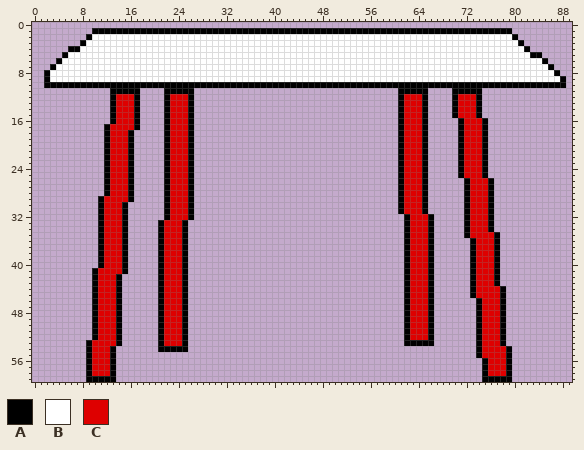
Two states of a sprite sheet, Game/assets/New Piskel (18).png. This is how it looked before the edit.
The file is 90x60 pixels.
Palette (. is transparent): A #000000  B #ffffff  C #de0000
Once edited:
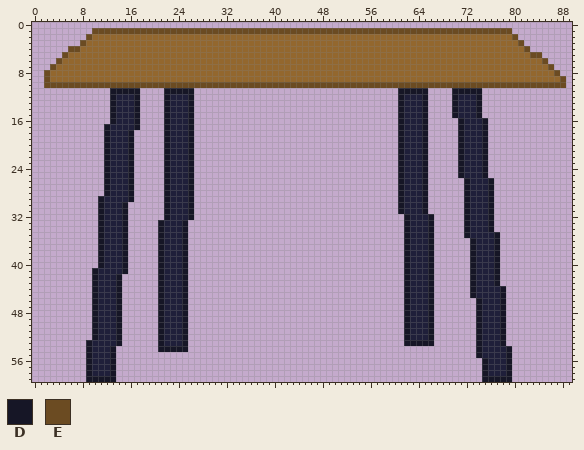
Colours new in this view: D #161626  E #6b4b22
From the commit log: Update New Piskel (18).png made the table fit more with the style of the sprites
The edit:
colour B: #ffffff -> #93672e
colour C: #de0000 -> #1f1f3a
y 1: x 10..79 AAAAAAAAAAAAAAAAAAAAAAAAAAAAAAAAAAAAAAAAAAAAAAAAAAAAAAAAAAAAAAAAAAAAAA -> EEEEEEEEEEEEEEEEEEEEEEEEEEEEEEEEEEEEEEEEEEEEEEEEEEEEEEEEEEEEEEEEEEEEEE
y 2: x 9 A -> E; x 80 A -> E
y 3: x 8 A -> E; x 81 A -> E
y 4: x 6..7 AA -> EE; x 82 A -> E
y 5: x 5 A -> E; x 83..84 AA -> EE
y 6: x 4 A -> E; x 85 A -> E
y 7: x 3 A -> E; x 86 A -> E
y 8: x 2 A -> E; x 87 A -> E
y 9: x 2 A -> E; x 88 A -> E
y 10: x 2..88 AAAAAAAAAAAAAAAAAAAAAAAAAAAAAAAAAAAAAAAAAAAAAAAAAAAAAAAAAAAAAAAAAAAAAAAAAAAAAAAAAAAAAAA -> EEEEEEEEEEEEEEEEEEEEEEEEEEEEEEEEEEEEEEEEEEEEEEEEEEEEEEEEEEEEEEEEEEEEEEEEEEEEEEEEEEEEEEE
y 11: x 13..17 AAAAA -> DDDDD; x 22..26 AAAAA -> DDDDD; x 61..65 AAAAA -> DDDDD; x 70..74 AAAAA -> DDDDD
y 12..15: x 13 A -> D; x 17 A -> D; x 22 A -> D; x 26 A -> D; x 61 A -> D; x 65 A -> D; x 70 A -> D; x 74 A -> D
y 16: x 13 A -> D; x 17 A -> D; x 22 A -> D; x 26 A -> D; x 61 A -> D; x 65 A -> D; x 71 A -> D; x 75 A -> D
y 17: x 12 A -> D; x 17 A -> D; x 22 A -> D; x 26 A -> D; x 61 A -> D; x 65 A -> D; x 71 A -> D; x 75 A -> D
y 18..25: x 12 A -> D; x 16 A -> D; x 22 A -> D; x 26 A -> D; x 61 A -> D; x 65 A -> D; x 71 A -> D; x 75 A -> D
y 26..28: x 12 A -> D; x 16 A -> D; x 22 A -> D; x 26 A -> D; x 61 A -> D; x 65 A -> D; x 72 A -> D; x 76 A -> D
y 29: x 11 A -> D; x 16 A -> D; x 22 A -> D; x 26 A -> D; x 61 A -> D; x 65 A -> D; x 72 A -> D; x 76 A -> D
y 30..31: x 11 A -> D; x 15 A -> D; x 22 A -> D; x 26 A -> D; x 61 A -> D; x 65 A -> D; x 72 A -> D; x 76 A -> D
y 32: x 11 A -> D; x 15 A -> D; x 22 A -> D; x 26 A -> D; x 62 A -> D; x 66 A -> D; x 72 A -> D; x 76 A -> D
y 33..34: x 11 A -> D; x 15 A -> D; x 21 A -> D; x 25 A -> D; x 62 A -> D; x 66 A -> D; x 72 A -> D; x 76 A -> D
y 35: x 11 A -> D; x 15 A -> D; x 21 A -> D; x 25 A -> D; x 62 A -> D; x 66 A -> D; x 72 A -> D; x 77 A -> D
y 36..40: x 11 A -> D; x 15 A -> D; x 21 A -> D; x 25 A -> D; x 62 A -> D; x 66 A -> D; x 73 A -> D; x 77 A -> D
y 41: x 10 A -> D; x 15 A -> D; x 21 A -> D; x 25 A -> D; x 62 A -> D; x 66 A -> D; x 73 A -> D; x 77 A -> D
y 42..43: x 10 A -> D; x 14 A -> D; x 21 A -> D; x 25 A -> D; x 62 A -> D; x 66 A -> D; x 73 A -> D; x 77 A -> D
y 44..45: x 10 A -> D; x 14 A -> D; x 21 A -> D; x 25 A -> D; x 62 A -> D; x 66 A -> D; x 73 A -> D; x 78 A -> D
y 46..52: x 10 A -> D; x 14 A -> D; x 21 A -> D; x 25 A -> D; x 62 A -> D; x 66 A -> D; x 74 A -> D; x 78 A -> D
y 53: x 9 A -> D; x 14 A -> D; x 21 A -> D; x 25 A -> D; x 62..66 AAAAA -> DDDDD; x 74 A -> D; x 78 A -> D
y 54: x 9 A -> D; x 13 A -> D; x 21..25 AAAAA -> DDDDD; x 74 A -> D; x 79 A -> D
y 55: x 9 A -> D; x 13 A -> D; x 74 A -> D; x 79 A -> D
y 56..58: x 9 A -> D; x 13 A -> D; x 75 A -> D; x 79 A -> D
y 59: x 9..13 AAAAA -> DDDDD; x 75..79 AAAAA -> DDDDD
Pixel boxes of the changes (left, top, right, bottom) in both pictures:
changed: (44, 28, 566, 382)
